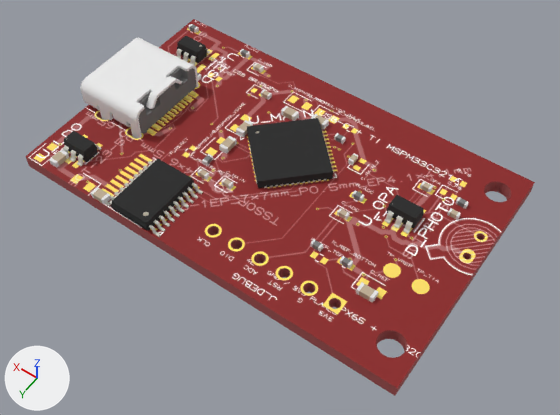
Before and after pictures for a commit that changed the glTF model public/viewer/usb-c__mspm33c321a__photodiode/3d.glb.
Before and after are seen from a camera (50 mm lens) standing at (-27.9, 38.5, 55.6) and looking at (-2.2, 2.5, -0.9). The axes (+X, +Y, +Z) are drawn at lower left. The lights are the same throughout. The first picture is the older version.

Objects in the first picture: 'Box0', 'C_FB', 'C_LDO_IN', 'C_LDO_OUT', 'C_MAIN_2', 'C_MSPM33_VBAT', 'C_MSPM33_VCORE', 'C_MSPM33_VDD_BULK', 'C_MSPM33_VREF', 'C_REF', 'C_USB_V33', 'J1', 'R_FB', 'R_MSPM33_BSL', 'R_REF_TOP', 'R_RESET', 'R_USB_RST', 'U_ESD', 'U_LDO', 'U_MAIN', 'U_OPA', 'U_USB' and 9 more.
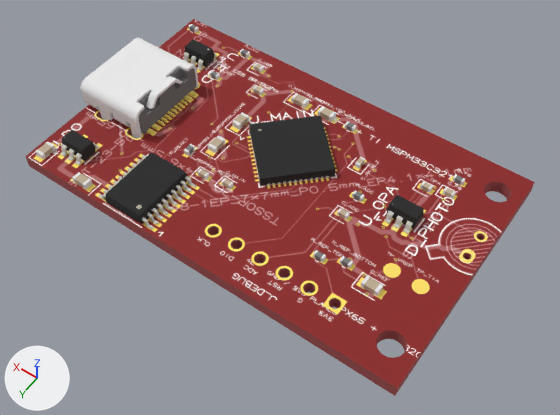
What changed in the scene script:
```text
Change ob_u_esd:
    ob_u_esd.location: (16.5, -7.75, 0.7) -> (15.5, -7.75, 0.7)
Change ob_u_ldo:
    ob_u_ldo.location: (16.25, 9.0, 0.7) -> (16.5, 9.0, 0.7)
Change ob_c_ldo_in:
    ob_c_ldo_in.location: (17.2, 11.0, 0.7) -> (19.0, 11.0, 0.7)
Change ob_c_ldo_out:
    ob_c_ldo_out.location: (10.9, 12.0, 0.7) -> (13.5, 11.7, 0.7)
Change ob_u_usb:
    ob_u_usb.location: (7.0, 9.25, 0.7) -> (8.0, 9.0, 0.7)
Change ob_c_usb_v33:
    ob_c_usb_v33.location: (6.5, -7.25, 0.7) -> (7.5, -7.25, 0.7)
Change ob_r_usb_rst:
    ob_r_usb_rst.location: (14.0, -5.3, 0.7) -> (12.5, -6.5, 0.7)
Change ob_u_main:
    ob_u_main.location: (0.0, -2.0, 0.7) -> (0.0, -2.4, 0.7)
Change ob_r_reset:
    ob_r_reset.location: (5.8, 3.0, 0.7) -> (8.0, 3.0, 0.7)
Change ob_c_main_2:
    ob_c_main_2.location: (-5.25, -5.0, 0.7) -> (-6.0, -5.0, 0.7)
Change ob_c_mspm33_vdd_bulk:
    ob_c_mspm33_vdd_bulk.location: (0.0, -7.2, 0.7) -> (0.0, -8.5, 0.7)
Change ob_c_mspm33_vbat:
    ob_c_mspm33_vbat.location: (5.4, 0.4, 0.7) -> (6.3, 1.0, 0.7)
Change ob_c_mspm33_vcore:
    ob_c_mspm33_vcore.location: (5.4, -2.2, 0.7) -> (6.3, -2.8, 0.7)
Change ob_r_mspm33_bsl:
    ob_r_mspm33_bsl.location: (-2.8, -6.5, 0.7) -> (-2.8, -8.4, 0.7)
Change ob_c_mspm33_vref:
    ob_c_mspm33_vref.location: (3.0, -6.45, 0.7) -> (3.2, -8.5, 0.7)
Change ob_r_ref_top:
    ob_r_ref_top.location: (-8.0, 5.2, 0.7) -> (-8.8, 6.0, 0.7)
Change ob_c_ref:
    ob_c_ref.location: (-14.0, 6.75, 0.7) -> (-14.0, 6.0, 0.7)
Change ob_r_fb:
    ob_r_fb.location: (-16.0, -6.25, 0.7) -> (-14.5, -8.5, 0.7)
Change ob_c_fb:
    ob_c_fb.location: (-16.0, -4.7, 0.7) -> (-14.5, -6.6, 0.7)
```

What differs and where, as boxes (x1, y1, x2, y2) in the pictures (560 x 415 px):
'U_MAIN', moved
    before: (247, 118, 333, 188)
    after: (250, 116, 335, 186)
'U_USB', moved
    before: (105, 159, 203, 237)
    after: (98, 153, 196, 230)
'U_LDO', moved
    before: (63, 131, 102, 167)
    after: (60, 130, 100, 165)
'U_ESD', moved
    before: (176, 36, 210, 66)
    after: (184, 39, 217, 71)
'C_REF', moved
    before: (356, 282, 378, 303)
    after: (361, 276, 383, 296)
'C_LDO_IN', moved
    before: (49, 149, 69, 168)
    after: (35, 141, 55, 159)
'C_LDO_OUT', moved
    before: (91, 187, 111, 205)
    after: (72, 172, 92, 189)
'C_MSPM33_VREF', moved
    before: (281, 106, 299, 121)
    after: (291, 93, 309, 108)
'C_MSPM33_VBAT', moved
    before: (219, 136, 237, 154)
    after: (208, 136, 225, 153)
'C_MSPM33_VDD_BULK', moved
    before: (311, 114, 329, 130)
    after: (318, 106, 336, 122)
'C_MSPM33_VCORE', moved
    before: (236, 120, 253, 137)
    after: (232, 112, 249, 130)
'R_REF_TOP', moved
    before: (310, 239, 323, 252)
    after: (313, 250, 326, 263)
'C_FB', moved
    before: (447, 208, 461, 220)
    after: (442, 187, 456, 198)
'R_FB', moved
    before: (455, 197, 469, 209)
    after: (452, 174, 465, 185)
'R_RESET', moved
    before: (202, 154, 213, 166)
    after: (184, 144, 195, 156)
'R_MSPM33_BSL', moved
    before: (334, 133, 346, 144)
    after: (345, 121, 356, 132)
'C_MAIN_2', moved
    before: (348, 153, 358, 165)
    after: (355, 157, 365, 169)
'C_USB_V33', moved
    before: (261, 89, 272, 100)
    after: (253, 86, 264, 96)
'R_USB_RST', moved
    before: (197, 73, 201, 81)
    after: (209, 70, 220, 80)
